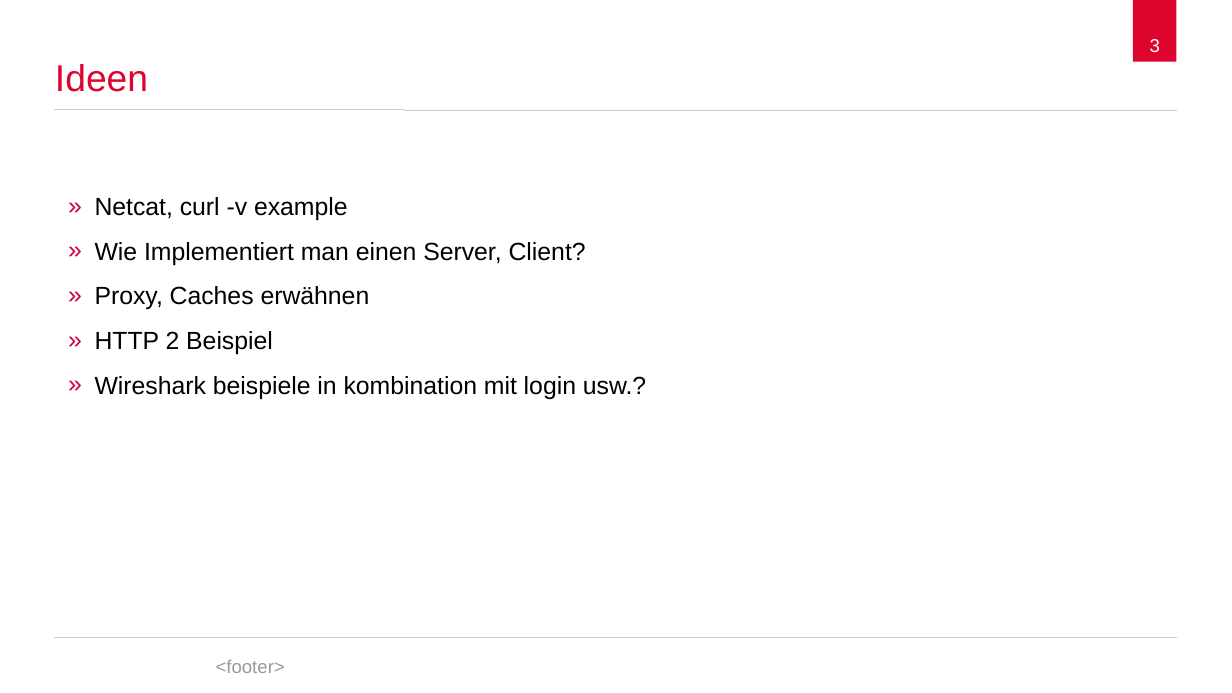
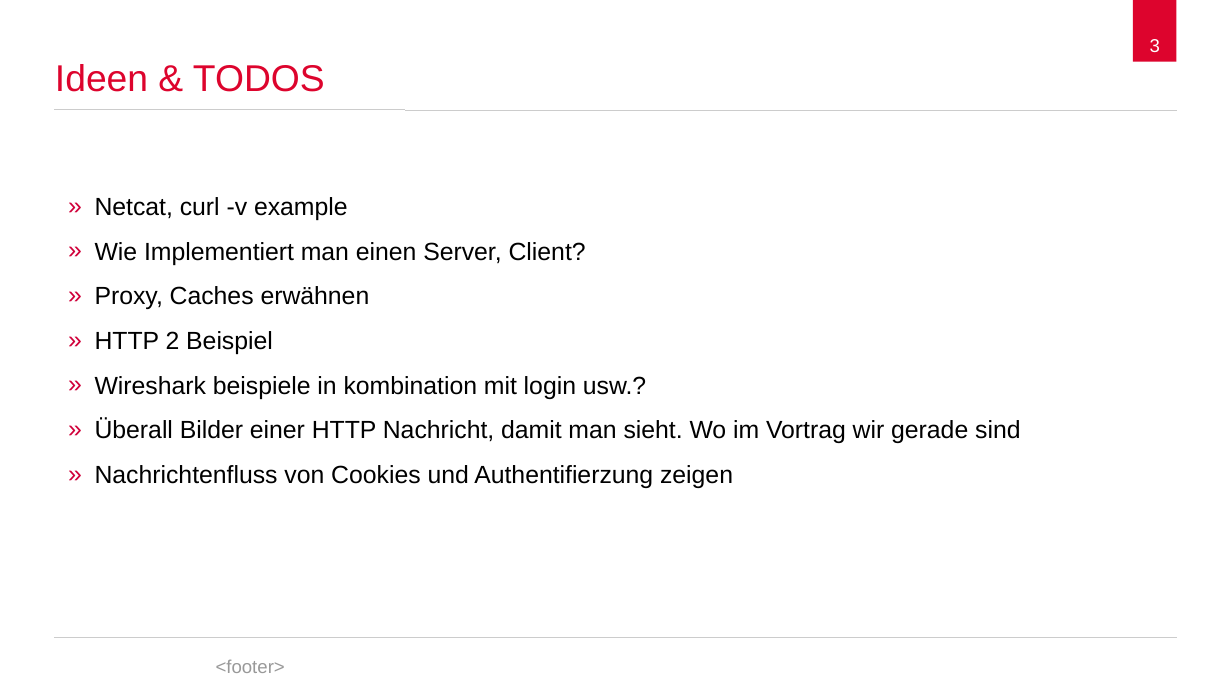
Before and after one commit to spaceone/presentations, a slide deck: slide 3 of hypertext-transfer-protocol/2017-12-05-hypertext-transfer-protocol.odp. Drawn at 1232x693 pixels with LibreOffice and Linux fonts; fonts in the diff are those of the drawing; background and template pictures are left out. Boxes give left, top, right and bottom in pixels: in the first picture for what was removed or moved away, otherwise in the second. Text is boxed around its words. In the diff, an @@ line names an element or a change of style, - is before the commit and + after.

```diff
--- a/hypertext-transfer-protocol/2017-12-05-hypertext-transfer-protocol.odp
+++ b/hypertext-transfer-protocol/2017-12-05-hypertext-transfer-protocol.odp
@@ title at (x1=55, y1=64, x2=325, y2=92): text changed @@
-Ideen
+Ideen & TODOS
@@ text at (x1=95, y1=418, x2=1020, y2=488): paragraphs added @@
+» Überall Bilder einer HTTP Nachricht, damit man sieht. Wo im Vortrag wir gerade sind
+» Nachrichtenfluss von Cookies und Authentifierzung zeigen
```
Also in this commit, not shown: 10 other slides changed, 5 slides added.
